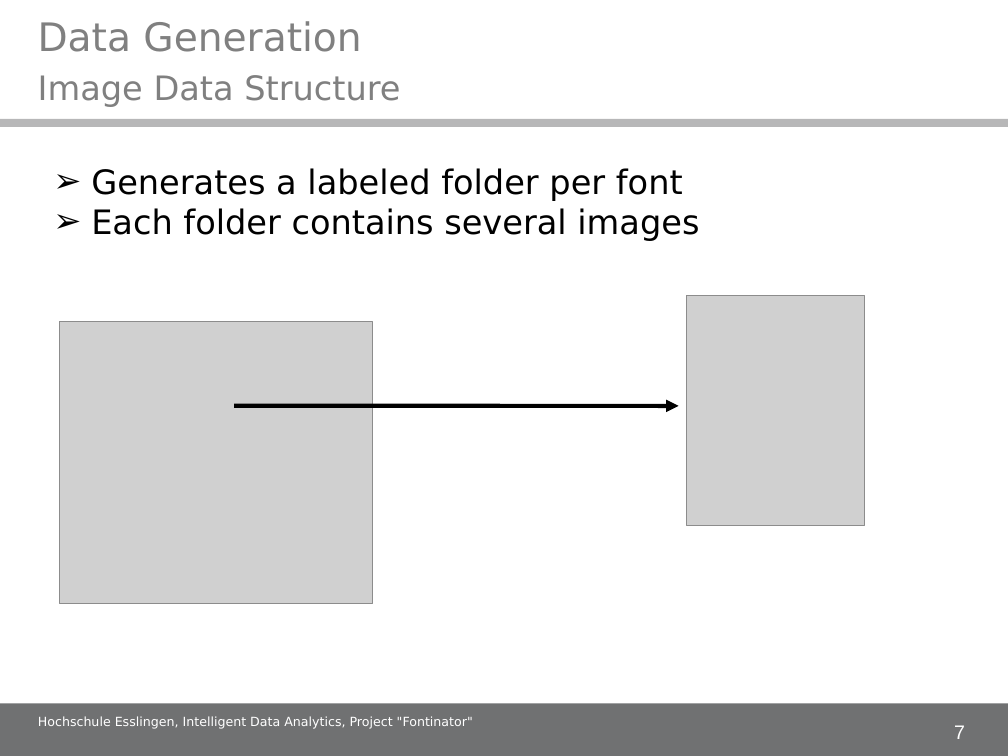
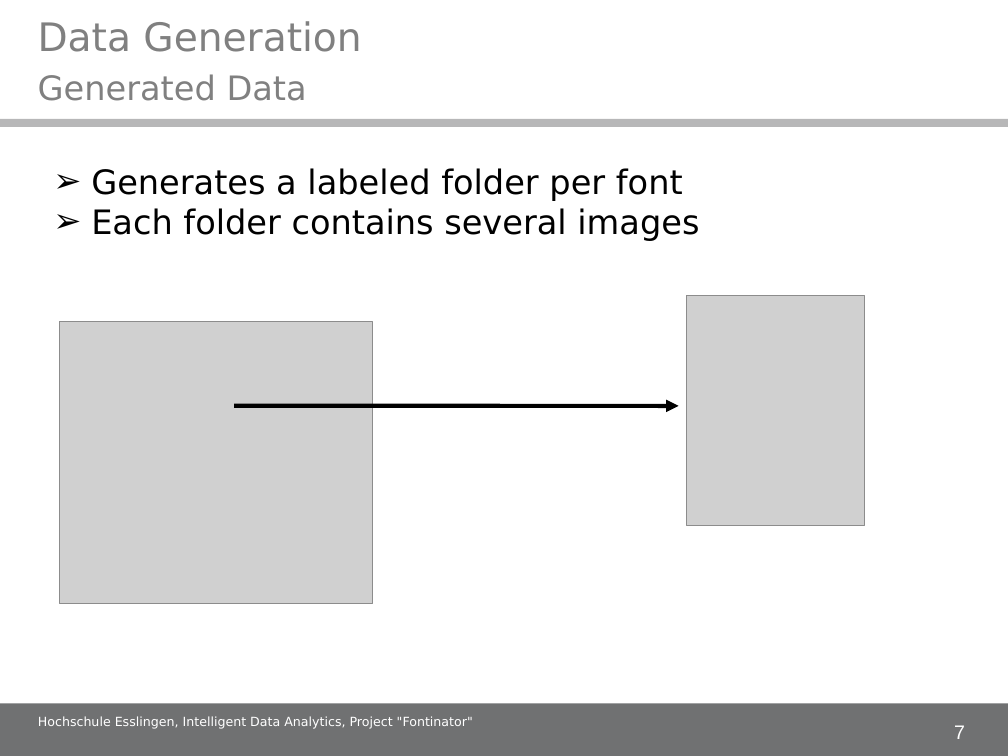
Before and after one commit to alex-ta/Fontinator, a slide deck: slide 7 of Documents/IDA_project_presentation.ppt. Drawn at 1008x756 pixels with LibreOffice and Linux fonts; fonts in the diff are those of the drawing; grey boxes stand for pictures; background and template pictures are left out. Boxes give left, top, right and bottom in pixels: in the first picture for what was removed or moved away, otherwise in the second. Text is boxed around its words. In the diff, an @@ line names an element or a change of style, - is before the commit and + after.

```diff
--- a/Documents/IDA_project_presentation.ppt
+++ b/Documents/IDA_project_presentation.ppt
@@ title at (38,74,307,101): text changed @@
-Image Data Structure
+Generated Data
```
Also in this commit, not shown: 2 other slides changed.
